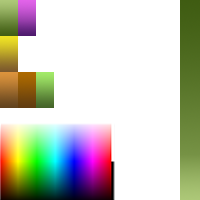
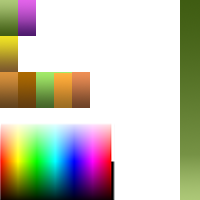
Comparing the layer stacks of the two 200 x 200 images. Changes:
added layer "Rectangle 1" (3rd of 10) above "Rectangle 1" over [72, 72, 90, 108]
added layer "Rectangle 1" (4th of 10) above "Rectangle 1" over [54, 72, 72, 108]
